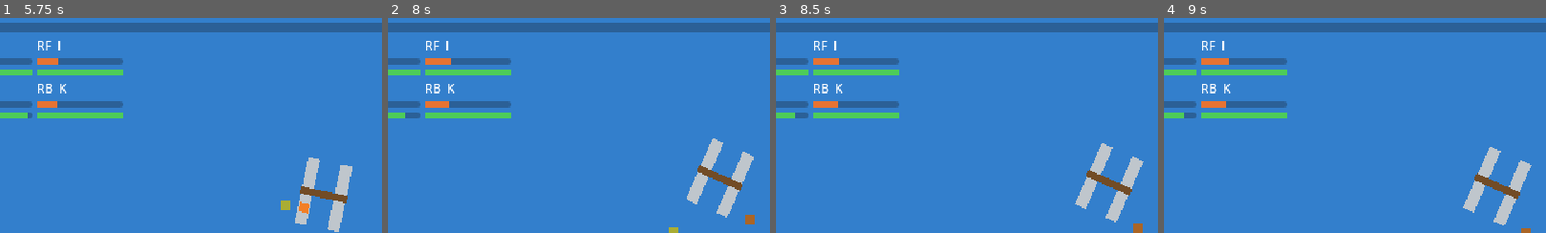
Above: before the commit, frames 1-4 (left to right).
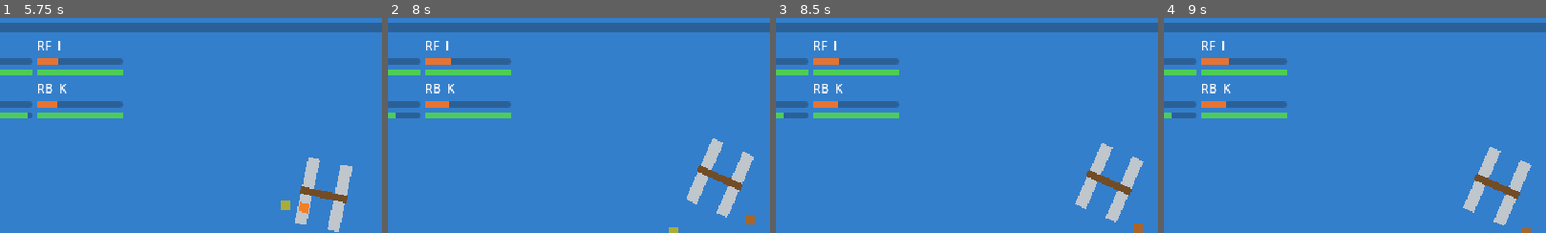
Above: after the commit, the same moments.

Repository: Freakling/PKSEI
Game: Godot game, scene res://scenes/main.tscn
The game is run twice, just before and just after one commit, with the same random seed, the same clock (stepped at 60 frames per second) and the same inputs.
Inputs:
- Up to frame 1 (5.75 s): hold F6 (debug_beer_right) 0.53-1.28 s; hold A (stroke_left_back) 1.28-2.03 s; hold F6 (debug_beer_right) 2.03-3.53 s; tap Enter at 3.5 s; hold F5 (debug_beer_left) 3.53-5.03 s; hold A (stroke_left_back) from 5.03 s (still down)
- Up to frame 2 (8 s): release A (stroke_left_back) at 5.78 s; hold F6 (debug_beer_right) from 5.78 s (still down)
- Up to frame 3 (8.5 s): release F6 (debug_beer_right) at 8.03 s; hold A (stroke_left_back) from 8.03 s (still down)
- Up to frame 4 (9 s): release A (stroke_left_back) at 8.78 s; hold F5 (debug_beer_left) from 8.78 s (still down)
The pictures show only the part of the screen within x 8-58%, y 0-50%; the shares and areas given below are measured in that part.

Frame 1 is identical in both runs. In frame 2, less than 0.1% of the frame differs, in the area x 2-5%, y 44-47%; in frame 3, less than 0.1%; in frame 4, less than 0.1%, in the area x 2-6%, y 44-47%.

Commit message:
fix: stamina pauses for a guy in the water (T32)
RunState no longer steps Stamina for a swimmer, so his level, state
and time left freeze until he is picked up, and a warning or break he
left with resumes aboard.

Co-Authored-By: Claude Fable 5.1 <noreply@anthropic.com>

Diff:
--- a/scripts/autoload/run_state.gd
+++ b/scripts/autoload/run_state.gd
@@ -150,9 +150,10 @@
 
 
 ## One physics frame: the swimmers and their beers move with the current, every guy drinks
-## (a floating guy with his beer at the water rate; one without a beer not at all) and recovers
-## or breaks, the levels are mirrored into the guys, elapsed advances, and
-## the strokes that land this frame become the boat's Motion. With nobody aboard the Motion is
+## (a floating guy with his beer at the water rate; one without a beer not at all) and every guy
+## aboard recovers or breaks (a guy in the water keeps his stamina, state and time left until he
+## is picked up, GDD › Systems › Stamina), the levels are mirrored into the guys, elapsed advances,
+## and the strokes that land this frame become the boat's Motion. With nobody aboard the Motion is
 ## only the current's drift. Nothing moves once the attempt is won.
 func step(delta: float) -> Paddling.Motion:
 	if phase == Phase.WON:
@@ -161,9 +162,11 @@
 	rescue.step(delta, Vector2.DOWN * paddling.tuning.current_speed, paddling.tuning)
 	for seat: int in GUY_COUNT:
 		var guy: Guy = guys[seat]
-		stamina.step(seat, delta, rng)
 		var swimmer: Rescue.Swimmer = rescue.swimmer_of(seat)
 		var in_water: bool = swimmer != null
+		# In the water he neither recovers nor rolls a random break: the rule class is not stepped.
+		if not in_water:
+			stamina.step(seat, delta, rng)
 		var drinking: bool = not in_water or swimmer.has_beer
 		drunkenness.drink(seat, delta, guy.aboard and stamina.on_break(seat), in_water, drinking)
 		guy.stamina = stamina.level_of(seat)
--- a/tests/test_run_state.gd
+++ b/tests/test_run_state.gd
@@ -7,6 +7,8 @@
 ## crossing (never while launching) restores the starting conditions (GDD › Systems › Setbacks).
 ## T31 · On the timing bar (the top drunkenness tier) a release in the green zone is the normal
 ## stroke and one outside it a backwards stroke of the same power; both burn stamina.
+## T32 · A guy in the water neither recovers stamina nor rolls random breaks, and comes back in
+## the state he left when he is picked up (GDD › Systems › Stamina).
 
 const RunStateScript: GDScript = preload("res://scripts/autoload/run_state.gd")
 const TICK: float = 1.0 / 60.0
@@ -371,3 +373,55 @@
 	expect_eq(state.phase, RunStateScript.Phase.LAUNCH, "phase launch")
 	expect_eq(fired.size(), 1, "shore_reset_done emitted once")
 	state.free()
+
+
+func test_a_guy_in_the_water_keeps_his_stamina_and_state_until_picked_up() -> void:
+	var state: Node = sober_state()
+	var warned: int = Paddling.Seat.LEFT_BACK
+	var burnt: int = Paddling.Seat.RIGHT_BACK
+	state.stamina.set_level(warned, 0.4)
+	state.stamina.call_break(warned)
+	state.stamina.set_level(burnt, 0.0)
+	state.stamina.set_level(Paddling.Seat.LEFT_FRONT, 0.5)
+	state.stamina.set_level(Paddling.Seat.RIGHT_FRONT, 0.5)
+	state.guy_overboard(warned, BOAT)
+	state.guy_overboard(burnt, BOAT)
+	var warning_left: float = state.stamina.time_left(warned)
+	for i: int in 5:
+		state.step(1.0)
+	expect_near(state.stamina.level_of(warned), 0.4, 0.0001, "in the water: no recovery")
+	expect_eq(state.stamina.state_of(warned), Stamina.State.WARNING, "still in his warning")
+	expect_near(state.stamina.time_left(warned), warning_left, 0.0001, "the warning's time is frozen")
+	expect_near(state.guys[warned].stamina, 0.4, 0.0001, "the guy mirrors the frozen level")
+	expect_near(state.stamina.level_of(burnt), 0.0, 0.0001, "burnt out in the water: no break rolled")
+	expect_eq(state.stamina.state_of(burnt), Stamina.State.PADDLING, "and no break called")
+	expect(state.stamina.level_of(Paddling.Seat.LEFT_FRONT) > 0.5, "aboard guys still recover")
+	state.pickup(warned)
+	state.pickup(burnt)
+	state.step(TICK)
+	expect(state.stamina.level_of(warned) > 0.4, "picked up: he recovers again")
+	expect(state.stamina.time_left(warned) < warning_left, "and his warning counts down again")
+	expect_eq(state.stamina.state_of(burnt), Stamina.State.WARNING, "picked up burnt out: his break is called now")
+	state.free()
+
+
+func test_a_guy_in_the_water_stays_on_his_break_until_picked_up() -> void:
+	var state: Node = sober_state()
+	var seat: int = Paddling.Seat.LEFT_BACK
+	state.stamina.call_break(seat)
+	state.step(state.stamina.tuning.break_warning + 0.01)
+	expect_eq(state.stamina.state_of(seat), Stamina.State.BREAK, "on a break")
+	var level: float = state.stamina.level_of(seat)
+	state.guy_overboard(seat, BOAT)
+	var break_left: float = state.stamina.time_left(seat)
+	state.step(5.0)
+	expect_eq(state.stamina.state_of(seat), Stamina.State.BREAK, "still on the break while in the water")
+	expect_near(state.stamina.time_left(seat), break_left, 0.0001, "the break's time is frozen")
+	expect_near(state.stamina.level_of(seat), level, 0.0001, "his stamina is frozen")
+	state.pickup(seat)
+	state.step(1.0)
+	expect_eq(state.stamina.state_of(seat), Stamina.State.BREAK, "the break carries on once he is back")
+	expect(state.stamina.time_left(seat) < break_left, "and counts down again")
+	state.step(2.5)
+	expect_eq(state.stamina.state_of(seat), Stamina.State.PADDLING, "the break ends after its time")
+	state.free()
Not shown, changed: TASKS.md
